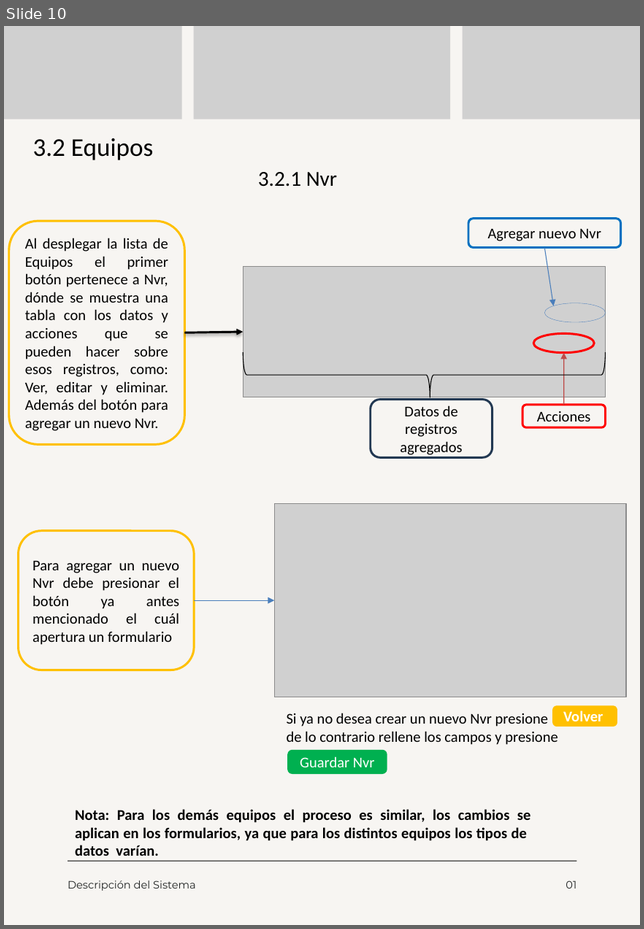
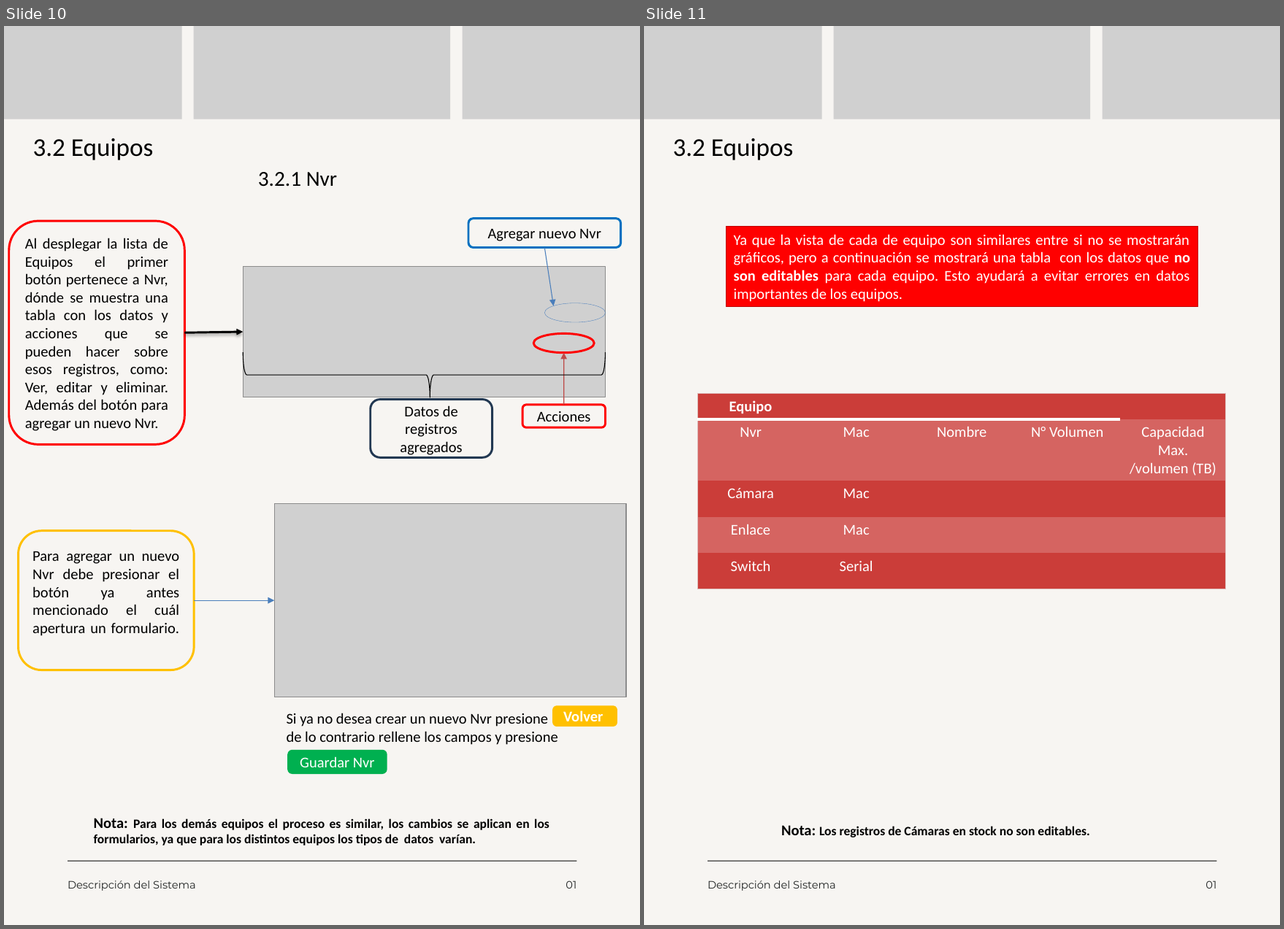
Before and after one commit to moreno-manuel/Pasantia-CVG-FMO, a slide deck: public/files/Documento A4 manual guía de estilos manual identidad visual minimalista rojo.pptx. Shown side by side, each under a label of ours: slide 10 before the commit, slides 10 and 11 after it. The pictures are 644x929 and 1284x929 pixels, drawn with LibreOffice and Linux fonts; fonts in the diff are those of the drawing; grey boxes stand for pictures. Boxes give left, top, right and bottom in pixels: in the first picture for what was removed or moved away, otherwise in the second. Text is boxed around its words. In the diff, an @@ line names an element or a change of style, - is before the commit and + after.

```diff
--- a/public/files/Documento A4 manual guía de estilos manual identidad visual minimalista rojo.pptx
+++ b/public/files/Documento A4 manual guía de estilos manual identidad visual minimalista rojo.pptx
@@ slide 11 added at [644,26,1280,925], background #F7F5F2 @@
@@ picture added at [644,26,822,119] @@
@@ picture added at [833,26,1091,119] @@
@@ picture added at [1102,26,1280,119] @@
@@ text added at [673,138,793,160], 24 pt, text #000000 @@
+3.2 Equipos
@@ rectangle added at [726,227,1198,307], fill #FF0000, outline #C00000 0.75 pt, 14 pt, text #FFFFFF @@
+Ya que la vista de cada de equipo son similares entre si no se mostrarán gráficos, pero a continuación se mostrará una tabla con los datos que no son editables para cada equipo. Esto ayudará a evitar errores en datos importantes de los equipos.
@@ table added at [698,394,1225,590], 5 rows, 5 columns @@
+Equipo |  |  |  | 
+Nvr | Mac | Nombre | N° Volumen | Capacidad Max. /volumen (TB)
+Cámara | Mac |  |  | 
+Enlace | Mac |  |  | 
+Switch | Serial |  |  | 
@@ text added at [781,825,1089,838], 12 pt, text #000000, bold @@
+Nota: Los registros de Cámaras en stock no son editables.
@@ line added from (708, 862) to (1217, 862), #000000 0.75 pt @@
@@ text added at [708,881,836,891], 10 pt, text #222525 @@
+Descripción del Sistema
@@ text added at [1205,881,1216,889], 10 pt, text #222525 @@
+01
@@ slide 10 changed as well @@
@@ rounded rectangle "Al desplegar la lista de ..." at [8,222,184,446]: outline #FFC000 2 pt to #FF0000 2 pt @@
@@ text in rounded rectangle at [32,552,180,636]: text changed @@
-Para agregar un nuevo Nvr debe presionar el botón ya antes mencionado el cuál apertura un formulario
+Para agregar un nuevo Nvr debe presionar el botón ya antes mencionado el cuál apertura un formulario.
@@ text "Nota: Para los demás equipos ...": place and size @@
-text "Nota: Para los demás equipos ..." at [75,809,531,856]
+text "Nota: Para los demás equipos ..." at [94,818,549,846]
@@ text "Nota: Para los demás equipos ..." at [94,818,549,846]: size 14 to 12 pt @@
```
Also in this commit, not shown: 10 other slides changed, 3 other slides added, 7 other files.
